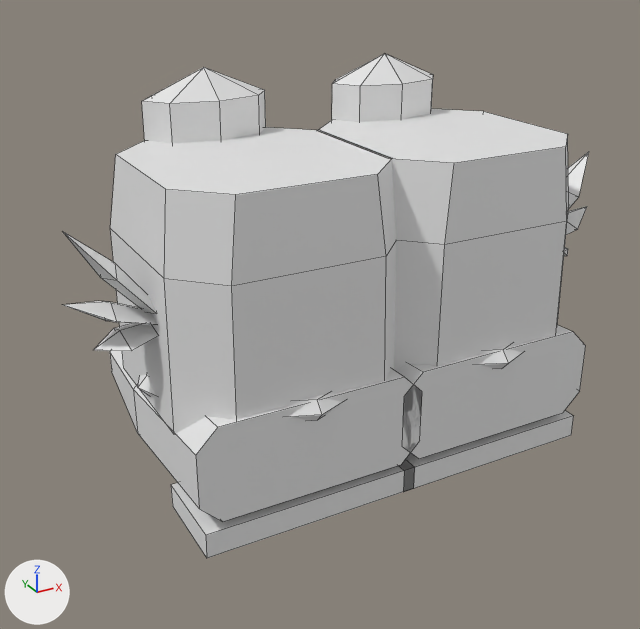
Renders of the FBX model roblox/art/armor/shoes_tier3_legendary.fbx from each side of a commit.
Both versions are drawn from a 50 mm camera at (-2.08, -3.45, -1.43) aimed at (-0.09, 0.16, -3.24). Arrows for +X, +Y and +Z are at lower left; the lights stay in place. The older version comes first. Mesh edges are drawn as thin lines. Where no turn or scale is listed for an object, it has been applied to the vertices.

Objects in the first picture: 'Boot_L', 'Boot_R', 'Greave_L', 'Greave_L_Grade', 'Greave_L_Trim', 'Greave_R', 'Greave_R_Trim' and 1 more.
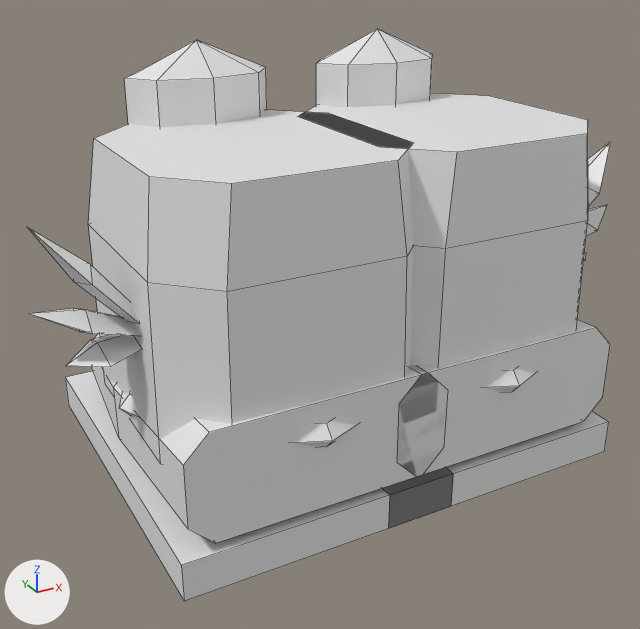
Location of each change, [x1, y1, x2, y2] in pixels of the pictures (640 x 629 px; the box of a moved part takes in the faces that stretch with it):
'Greave_L', rescaled (14% wider, 15% taller)
    before: [110, 67, 396, 435]
    after: [88, 40, 413, 464]
'Greave_R', rescaled (16% wider, 7% taller)
    before: [319, 54, 569, 370]
    after: [298, 29, 588, 367]
'Boot_L', reshaped (24% wider, 29% taller)
    before: [110, 351, 422, 558]
    after: [65, 334, 453, 601]
'Boot_R', reshaped (19% wider, 27% taller)
    before: [395, 325, 586, 488]
    after: [383, 320, 610, 528]
'Greave_L_Trim', moved, rescaled (19% wider, 16% taller)
    before: [62, 231, 157, 351]
    after: [28, 228, 141, 367]
'Greave_R_Trim', moved, rescaled (12% wider, 14% taller)
    before: [564, 152, 589, 256]
    after: [583, 141, 611, 260]
part 1 of me_boot_l, moved or reshaped
    before: [110, 351, 422, 522]
    after: [92, 334, 448, 543]
part 2 of me_boot_l, added
    after: [65, 371, 453, 601]
part 3 of me_boot_l, deleted
    before: [171, 459, 415, 558]
part 7 of me_boot_r, moved or reshaped
    before: [395, 325, 586, 459]
    after: [397, 320, 610, 477]
part 8 of me_boot_r, added
    after: [383, 411, 609, 528]
part 9 of me_boot_r, deleted
    before: [398, 411, 574, 488]

The change in detail:
me_boot_r is used by ob_boot_r; location (0.5, 0.0, -3.55).
me_boot_r had 40 vertices, 32 faces and spanned x -0.57..0.57, y -0.55..1.03, z -0.35..0.27.
me_boot_r now has 48 vertices, 38 faces and spans x -0.68..0.68, y -0.66..1.21, z -0.44..0.31.
me_boot_r part 7: the loose piece of 32 vertices spanning x -0.57..0.57, y -0.55..1.03, z -0.22..0.27 is scaled about the mesh origin by 1.15.
me_boot_r part 8: a new loose piece, a box spanning x -0.68..0.68, y -0.66..1.21, z -0.44..-0.25, in mat_shoes_tier3_legendary_boot_r (white #e7e7e7).
me_boot_r part 9: the loose piece of 8 vertices spanning x -0.53..0.53, y -0.55..-0.13, z -0.35..-0.23 is deleted.
Other edits to the shape of me_boot_r do not show in these pictures.
me_greave_l is used by ob_greave_l; location (-0.5, 0.0, -2.8).
me_greave_l had 42 vertices, 42 faces and spanned x -0.56..0.56, y -0.53..0.713, z -0.6..0.76.
me_greave_l now has 42 vertices, 42 faces and spans x -0.644..0.644, y -0.61..0.82, z -0.69..0.874.
me_greave_l part 10: the whole mesh is scaled about the mesh origin by 1.15.
me_boot_l is used by ob_boot_l; location (-0.5, 0.0, -3.55).
me_boot_l had 40 vertices, 32 faces and spanned x -0.57..0.57, y -0.55..1.03, z -0.35..0.27.
me_boot_l now has 48 vertices, 38 faces and spans x -0.68..0.68, y -0.66..1.21, z -0.44..0.31.
me_boot_l part 1: the loose piece of 32 vertices spanning x -0.57..0.57, y -0.55..1.03, z -0.22..0.27 is scaled about the mesh origin by 1.15.
me_boot_l part 2: a new loose piece, a box spanning x -0.68..0.68, y -0.66..1.21, z -0.44..-0.25, in mat_shoes_tier3_legendary_boot_l (white #e7e7e7).
me_boot_l part 3: the loose piece of 8 vertices spanning x -0.53..0.53, y -0.55..-0.13, z -0.35..-0.23 is deleted.
Other edits to the shape of me_boot_l do not show in these pictures.
me_greave_r is used by ob_greave_r; location (0.5, 0.0, -2.8).
me_greave_r had 42 vertices, 42 faces and spanned x -0.56..0.56, y -0.53..0.713, z -0.6..0.76.
me_greave_r now has 42 vertices, 42 faces and spans x -0.644..0.644, y -0.61..0.82, z -0.69..0.874.
me_greave_r part 6: the whole mesh is scaled about the mesh origin by 1.15.
me_greave_l_trim is used by ob_greave_l_trim; location (-0.5, 0.0, -2.8).
me_greave_l_trim had 27 vertices, 27 faces and spanned x -0.907..-0.527, y -0.225..0.025, z -0.264..0.283.
me_greave_l_trim now has 27 vertices, 27 faces and spans x -1.043..-0.606, y -0.259..0.029, z -0.303..0.325.
me_greave_l_trim part 4: the whole mesh is scaled about the mesh origin by 1.15.
me_greave_r_trim is used by ob_greave_r_trim; location (0.5, 0.0, -2.8).
me_greave_r_trim had 27 vertices, 27 faces and spanned x 0.527..0.907, y -0.225..0.025, z -0.264..0.283.
me_greave_r_trim now has 27 vertices, 27 faces and spans x 0.606..1.043, y -0.259..0.029, z -0.303..0.325.
me_greave_r_trim part 5: the whole mesh is scaled about the mesh origin by 1.15.
